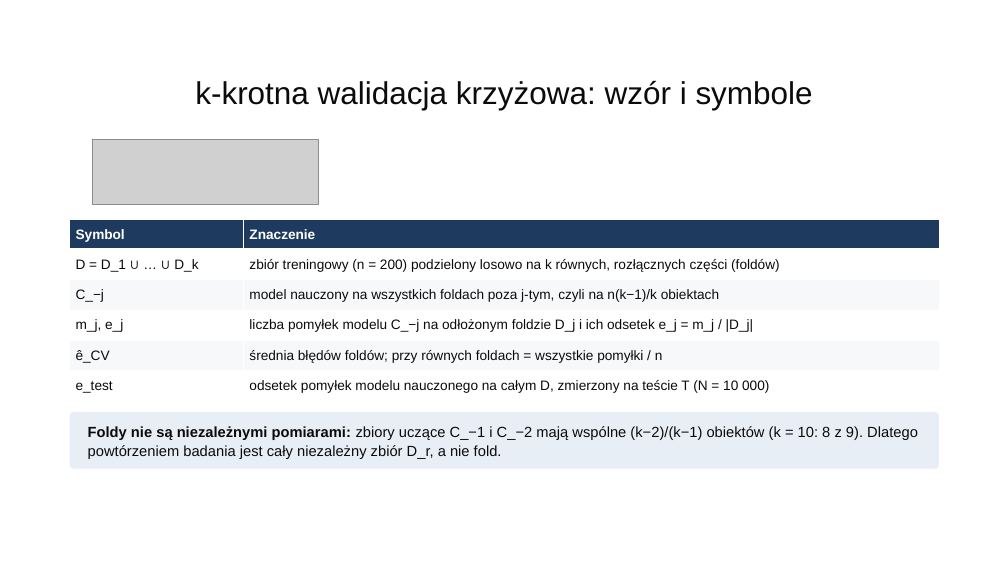
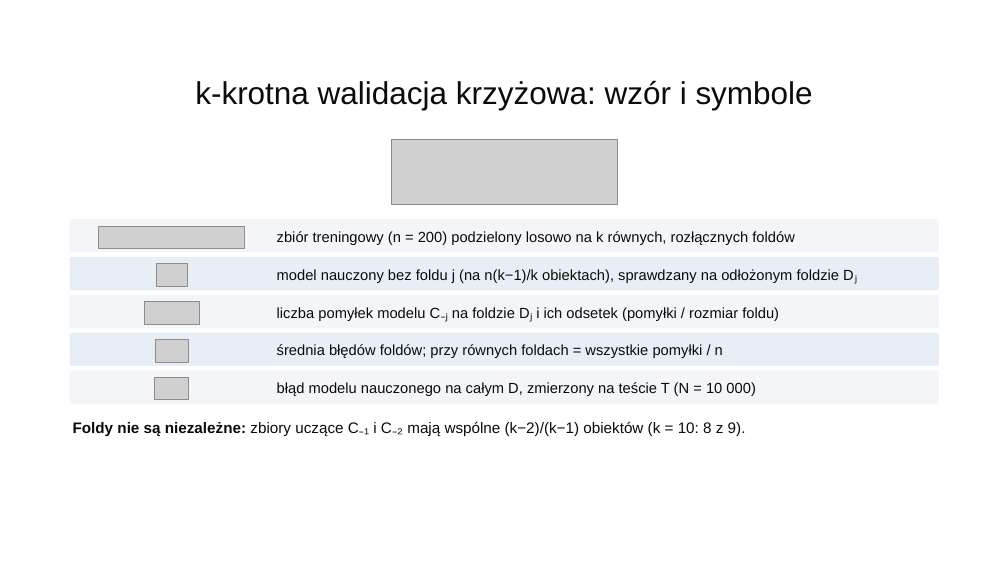
Before and after one commit to FylyppS/rozpoznawanie-wzorcow, a slide deck: slide 5 of etap1/slajdy-etap1.pptx. Drawn at 1008x567 pixels with LibreOffice and Linux fonts; fonts in the diff are those of the drawing; grey boxes stand for pictures; background and template pictures are left out. Boxes give left, top, right and bottom in pixels: in the first picture for what was removed or moved away, otherwise in the second. Text is boxed around its words. In the diff, an @@ line names an element or a change of style, - is before the commit and + after.

```diff
--- a/etap1/slajdy-etap1.pptx
+++ b/etap1/slajdy-etap1.pptx
@@ picture: place and size @@
-picture at bbox=[92, 140, 318, 204]
+picture at bbox=[392, 140, 618, 204]
@@ table removed at bbox=[70, 219, 939, 401], 6 rows, 2 columns @@
-Symbol | Znaczenie
-D = D_1 ∪ … ∪ D_k | zbiór treningowy (n = 200) podzielony losowo na k równych, rozłącznych części (foldów)
-C_−j | model nauczony na wszystkich foldach poza j‑tym, czyli na n(k−1)/k obiektach
-m_j, e_j | liczba pomyłek modelu C_−j na odłożonym foldzie D_j i ich odsetek e_j = m_j / |D_j|
-ê_CV | średnia błędów foldów; przy równych foldach = wszystkie pomyłki / n
-e_test | odsetek pomyłek modelu nauczonego na całym D, zmierzony na teście T (N = 10 000)
@@ rounded rectangle added at bbox=[70, 219, 939, 253], fill #F3F5F8 @@
@@ picture added at bbox=[98, 226, 245, 249] @@
@@ text added at bbox=[277, 231, 795, 245], 14 pt, text #0B0B0B @@
+zbiór treningowy (n = 200) podzielony losowo na k równych, rozłącznych foldów
@@ rounded rectangle added at bbox=[70, 257, 939, 290], fill #E8EEF6 @@
@@ picture added at bbox=[156, 264, 187, 287] @@
@@ text added at bbox=[277, 268, 857, 283], 14 pt, text #0B0B0B @@
+model nauczony bez foldu j (na n(k−1)/k obiektach), sprawdzany na odłożonym foldzie Dⱼ
@@ rounded rectangle added at bbox=[70, 295, 939, 328], fill #F3F5F8 @@
@@ picture added at bbox=[144, 302, 199, 324] @@
@@ text added at bbox=[277, 307, 779, 322], 14 pt, text #0B0B0B @@
+liczba pomyłek modelu C₋ⱼ na foldzie Dⱼ i ich odsetek (pomyłki / rozmiar foldu)
@@ rounded rectangle: place and size @@
-rounded rectangle at bbox=[70, 412, 939, 469]
+rounded rectangle at bbox=[70, 333, 939, 366]
@@ picture added at bbox=[155, 340, 188, 362] @@
@@ text added at bbox=[277, 344, 723, 358], 14 pt, text #0B0B0B @@
+średnia błędów foldów; przy równych foldach = wszystkie pomyłki / n
@@ rounded rectangle added at bbox=[70, 371, 939, 404], fill #F3F5F8 @@
@@ picture added at bbox=[154, 377, 188, 400] @@
@@ text added at bbox=[277, 382, 755, 396], 14 pt, text #0B0B0B @@
+błąd modelu nauczonego na całym D, zmierzony na teście T (N = 10 000)
@@ text "Foldy nie są niezależne: zbiory ..." at bbox=[73, 421, 746, 436]: vertical alignment middle to top @@
@@ text at bbox=[73, 421, 746, 436]: text changed; size 14 to 14.5 pt @@
-Foldy nie są niezależnymi pomiarami: zbiory uczące C_−1 i C_−2 mają wspólne (k−2)/(k−1) obiektów (k = 10: 8 z 9). Dlatego powtórzeniem badania jest cały niezależny zbiór D_r, a nie fold.
+Foldy nie są niezależne: zbiory uczące C₋₁ i C₋₂ mają wspólne (k−2)/(k−1) obiektów (k = 10: 8 z 9).
```
Also in this commit, not shown: 8 other slides changed, 1 slide added, 2 slides removed, 2 other files.
